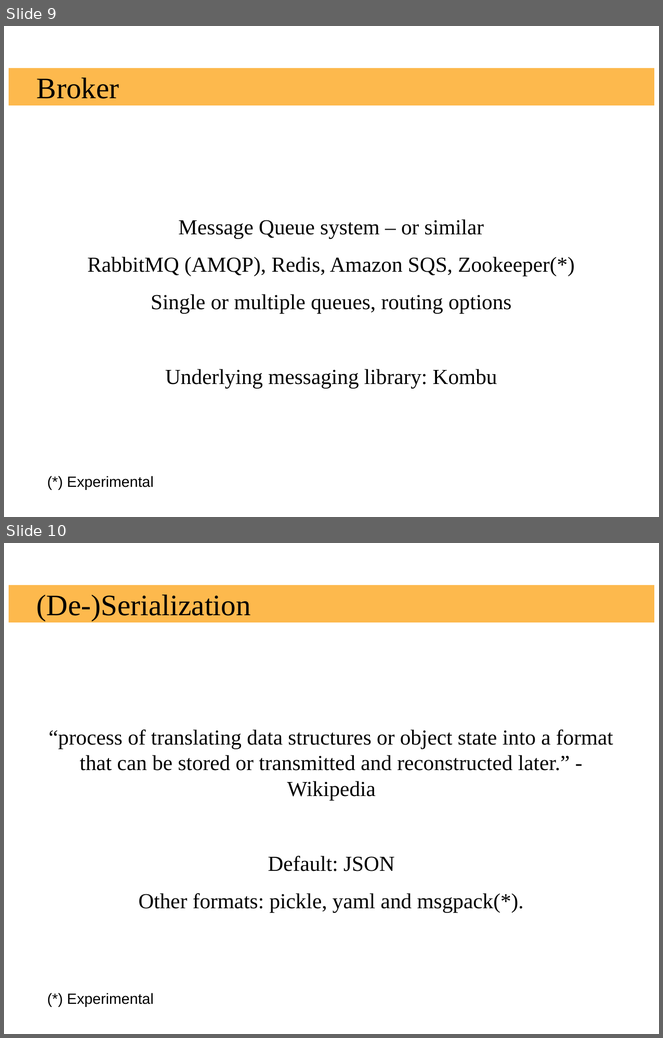
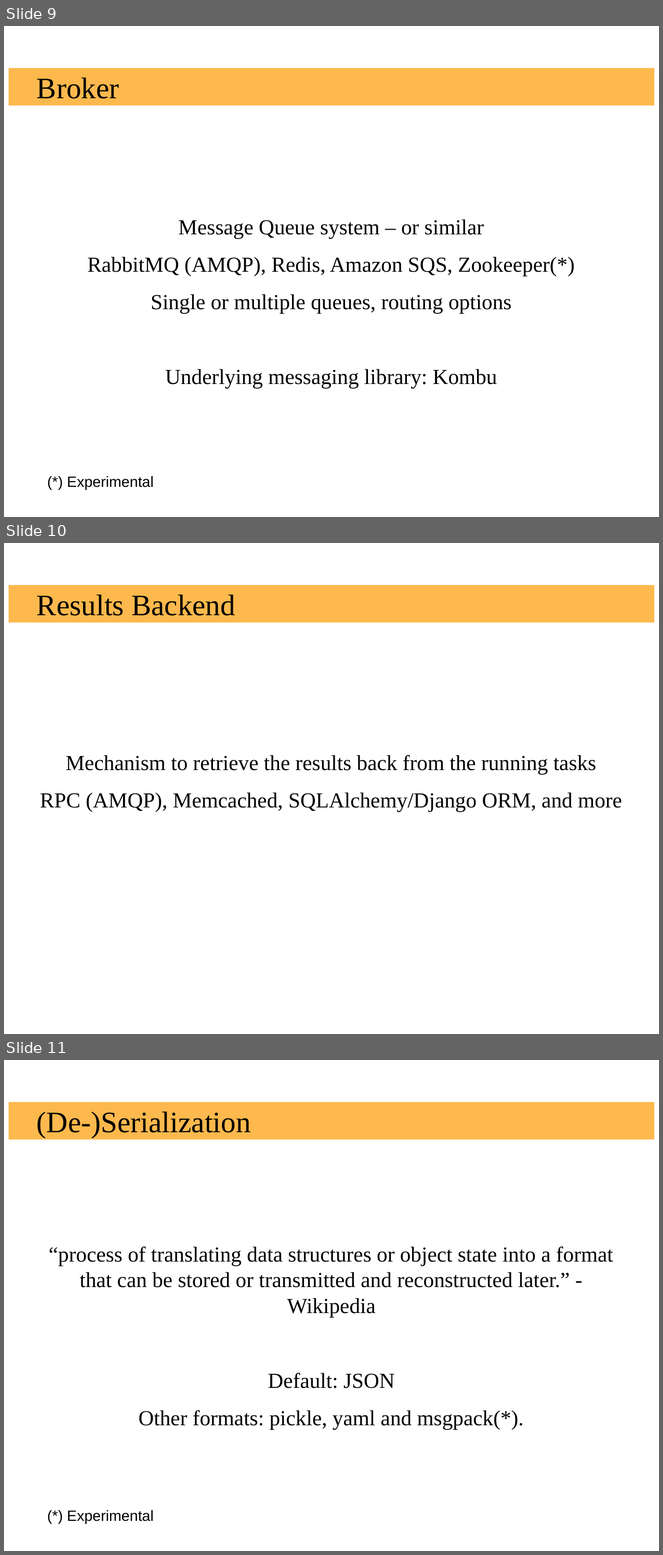
Before and after one commit to russoz/celery-presentation, a slide deck: celery.odp. Shown one above the other, each under a label of ours: slides 9 and 10 before the commit, slides 9, 10 and 11 after it. The pictures are 663x1038 and 663x1555 pixels, drawn with LibreOffice and Linux fonts; fonts in the diff are those of the drawing; background and template pictures are left out. Boxes give left, top, right and bottom in pixels: in the first picture for what was removed or moved away, otherwise in the second. Text is boxed around its words. In the diff, an @@ line names an element or a change of style, - is before the commit and + after.

```diff
--- a/celery.odp
+++ b/celery.odp
@@ slide 10 added at bbox=[4, 543, 659, 1034], background #FFFFFF; not listed: 1 template element that a slide beside it also shows @@
@@ title added at bbox=[37, 594, 235, 616], 36 pt, text #000000 @@
+Results Backend
@@ text added at bbox=[40, 755, 622, 812], 26 pt, text #000000 @@
+Mechanism to retrieve the results back from the running tasks
+RPC (AMQP), Memcached, SQLAlchemy/Django ORM, and more
@@ what was slide 10 is now slide 11 @@
```
Also in this commit, not shown: 7 slides changed, 7 other slides added, 9 slides removed, 15 other files.
